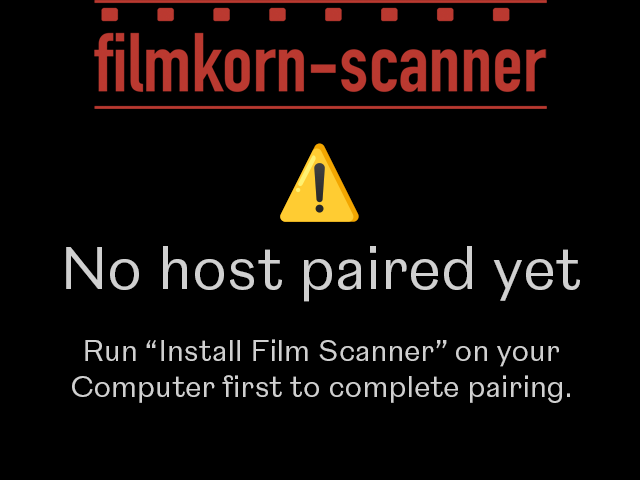
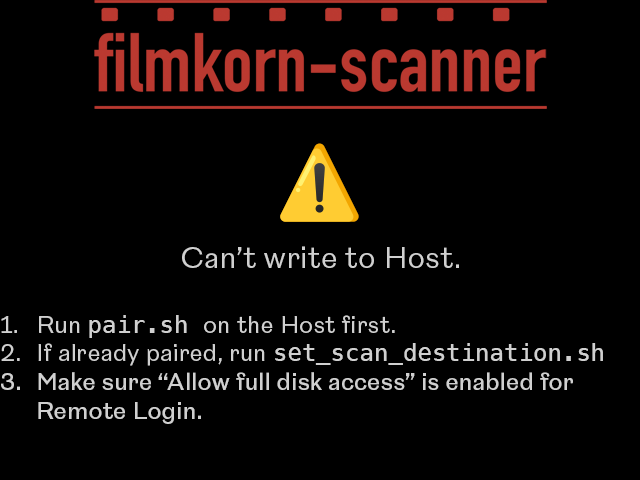
Before/after of a 640x480 layered artwork. What changed in the layer stack:
hid "No host paired yet Run “Install Film Scanner” on your Computer" over [66, 246, 580, 403]
renamed "Can’t write to Host. Run pair.sh on the Host first. When alr" to "Can’t write to Host. Run pair.sh on the Host first. 2. If al", showed it, painted on it over [1, 246, 603, 424]